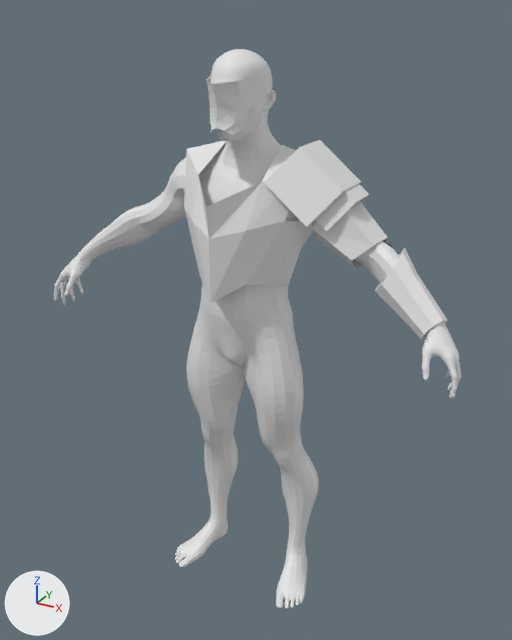
The Blender file Models/Armor.blend as it was, and as the next commit left it.
Camera for both pictures: a 50 mm camera at (6.85, -12.05, 6.67) aimed at (0.19, 0.06, 0.62). Arrows for +X, +Y and +Z are at lower left; the lights stay in place.

The older version as bpy lines, for what is in view:
```python
ob_base = bpy.data.objects.new('Base', me_base)
ob_base.location = (0.0, 0.0, 0.0)
ob_base.rotation_euler = (1.571, 0.0, 0.0)  # degrees (90, 0, 0)
ob_base.scale = (0.29, 0.29, 0.29)
ob_cylinder = bpy.data.objects.new('Cylinder', me_cylinder_007)
ob_cylinder.location = (1.32, 0.27, 3.57)
ob_cylinder.rotation_euler = (0.0, 2.248, 0.0)  # degrees (0, 129, 0)
ob_cylinder.scale = (0.657, 0.895, 0.571)
ob_cylinder_004 = bpy.data.objects.new('Cylinder.004', me_cylinder_008)
ob_cylinder_004.location = (1.7, 0.28, 3.34)
ob_cylinder_004.rotation_euler = (0.0, 2.248, 0.0)  # degrees (0, 129, 0)
ob_cylinder_004.scale = (0.558, 0.661, 0.423)
ob_plane = bpy.data.objects.new('Plane', me_plane)
ob_plane.location = (0.0, -1.11, 5.19)
ob_plane.rotation_euler = (1.571, 0.0, 0.0)  # degrees (90, 0, 0)
ob_plane_001 = bpy.data.objects.new('Plane.001', me_plane_001)
ob_plane_001.location = (0.0, -0.16, 2.87)
ob_plane_001.rotation_euler = (1.571, 0.0, 0.0)  # degrees (90, 0, 0)
ob_plane_001.scale = (1.3, 1.0, 1.0)
# also in view: 'Cylinder.003' at (2.2, 0.31, 2.89); 'Cylinder.001' at (3.48, 0.04, 1.88)
```
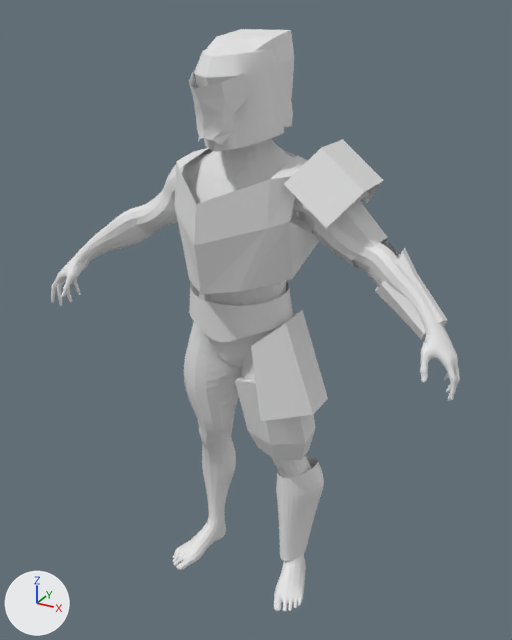
Commit message: Editing Armor

Where the newer file only moved an object's origin or applied its transform, the numbers keep the older frame.

Changed parts and their boxes (x1, y1, x2, y2) in the pictures (512 x 640 px):
'Base', moved: before (54, 49, 461, 608); after (51, 138, 460, 611)
'Plane.001', reshaped, rescaled (15% wider, 10% shorter): before (184, 141, 310, 303); after (174, 148, 319, 294)
'Cylinder', mesh rescaled: before (264, 140, 361, 227); after (284, 139, 384, 228)
'Plane.003', added: after (251, 310, 328, 421)
'Sphere', added: after (194, 37, 284, 152)
'Plane', moved, turned, rescaled: before (206, 75, 267, 135); after (189, 72, 253, 144)
'Plane.004', added: after (189, 281, 293, 342)
'Cylinder.006', added: after (276, 457, 324, 561)
'Cylinder.005', added: after (235, 376, 316, 460)
'Plane.002', added: after (207, 29, 294, 127)

Edits to the bpy script that builds the scene:
```text
Change me_plane_001:
    used by ob_plane_001; location = (0.0, -0.16, 2.87); rotation_euler = (1.571, 0.0, 0.0), in degrees (90, 0, 0); scale = (1.3, 1.0, 1.0)
    remove me_plane_001.from_pydata(...)  # 22 vertices, 12 faces; spans x 0.0..1.04, y -1.43..1.41, z -1.22..1.31
    add me_plane_001.from_pydata(...)  # 22 vertices, 12 faces; spans x 0.0..0.91, y -0.97..1.11, z -1.33..1.54
    me_plane_001 part 1: the whole mesh is rebuilt
Change me_cylinder_007:
    where me_cylinder_007.from_pydata(...)  # 8 vertices, 3 faces; spans x -0.87..0.35, y -1.0..1.0, z -1.0..1.0
    used by ob_cylinder; location = (1.32, 0.27, 3.57); rotation_euler = (0.0, 2.248, 0.0), in degrees (0, 129, 0); scale = (0.657, 0.895, 0.571)
    me_cylinder_007 part 2: the whole mesh is scaled about its middle by (0.973, 1.13, 0.973), then moved by (-0.48, 0.0, 0.55)
Add me_plane_003:
    me_plane_003.from_pydata([(-0.61, -0.7, -0.96), (0.94, -0.86, -0.65), (-1.05, 0.53, -0.44), (0.86, 0.53, 0.24), (-1.05, -0.23, -0.44), (0.86, -0.23, 0.24), (-0.6, 0.88, -0.98), (0.95, 1.05, -0.65)], [], [(4, 5, 3, 2), (0, 1, 5, 4), (7, 6, 2, 3)])
Change ob_base:
    ob_base.location: (0.0, 0.0, 0.0) -> (0.0, -0.1, 0.0)
Change ob_plane:
    ob_plane.location: (0.0, -1.11, 5.19) -> (0.0, -1.61, 5.14)
    ob_plane.rotation_euler: (1.571, 0.0, 0.0) -> (1.728, 0.0, 0.0)  # degrees (90, 0, 0) -> degrees (99, 0, 0)
    ob_plane.scale: (1.0, 1.0, 1.0) -> (1.0, 1.14, 1.0)
Change ob_plane_001:
    ob_plane_001.scale: (1.3, 1.0, 1.0) -> (1.64, 1.12, 1.12)
Add ob_plane_004:
    ob_plane_004 = bpy.data.objects.new('Plane.004', me_plane_004)  # 16 vertices, 7 faces; spans x 0.0..2.31, y -2.66..3.39, z -3.57..-0.05; modifiers MIRROR, SUBSURF
    ob_plane_004.location = (-0.03, -1.22, 1.13)
    ob_plane_004.rotation_euler = (1.571, 0.0, 0.0)  # degrees (90, 0, 0)
    ob_plane_004.scale = (0.498, 0.269, 0.498)
Add ob_plane_003:
    ob_plane_003 = bpy.data.objects.new('Plane.003', me_plane_003)
    ob_plane_003.location = (1.61, -0.3, -0.05)
    ob_plane_003.rotation_euler = (0.0, 1.571, 0.0)  # degrees (0, 90, 0)
    ob_plane_003.scale = (1.0, 1.0, 0.984)
Add ob_sphere:
    ob_sphere = bpy.data.objects.new('Sphere', me_sphere_001)  # 53 vertices, 40 faces; spans x 0.0..0.79, y -1.18..0.89, z -0.83..0.94; modifiers MIRROR
    ob_sphere.location = (-0.01, -0.17, 5.22)
    ob_sphere.scale = (1.0, 1.0, 1.08)
Add ob_cylinder_006:
    ob_cylinder_006 = bpy.data.objects.new('Cylinder.006', me_cylinder_004)  # 28 vertices, 21 faces; spans x -0.5..0.84, y -0.94..0.56, z -1.51..0.97; modifiers SUBSURF
    ob_cylinder_006.location = (0.95, 0.55, -3.86)
    ob_cylinder_006.rotation_euler = (0.115, 0.0, 0.0)  # degrees (6.6, 0, 0)
Add ob_cylinder_005:
    ob_cylinder_005 = bpy.data.objects.new('Cylinder.005', me_cylinder)  # 18 vertices, 14 faces; spans x -0.84..0.85, y -0.99..0.87, z -1.21..1.05
    ob_cylinder_005.location = (0.78, -0.04, -1.28)
    ob_cylinder_005.rotation_euler = (0.113, -0.137, -0.0155)  # degrees (6.5, -7.8, -0.9)
    ob_cylinder_005.scale = (0.847, 0.845, 1.07)
Add ob_plane_002:
    ob_plane_002 = bpy.data.objects.new('Plane.002', me_plane_002)  # 31 vertices, 21 faces; spans x -1.15..0.82, y -1.26..0.78, z 0.0..0.71; modifiers MIRROR
    ob_plane_002.location = (0.0, 0.0, 5.16)
    ob_plane_002.rotation_euler = (0.0, 1.571, 0.0)  # degrees (0, 90, 0)
```
